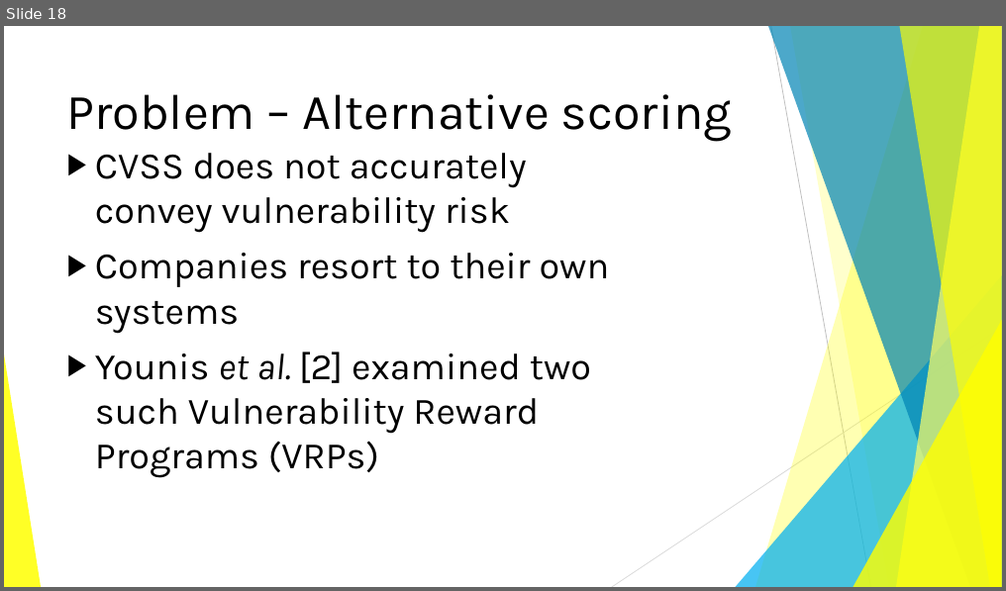
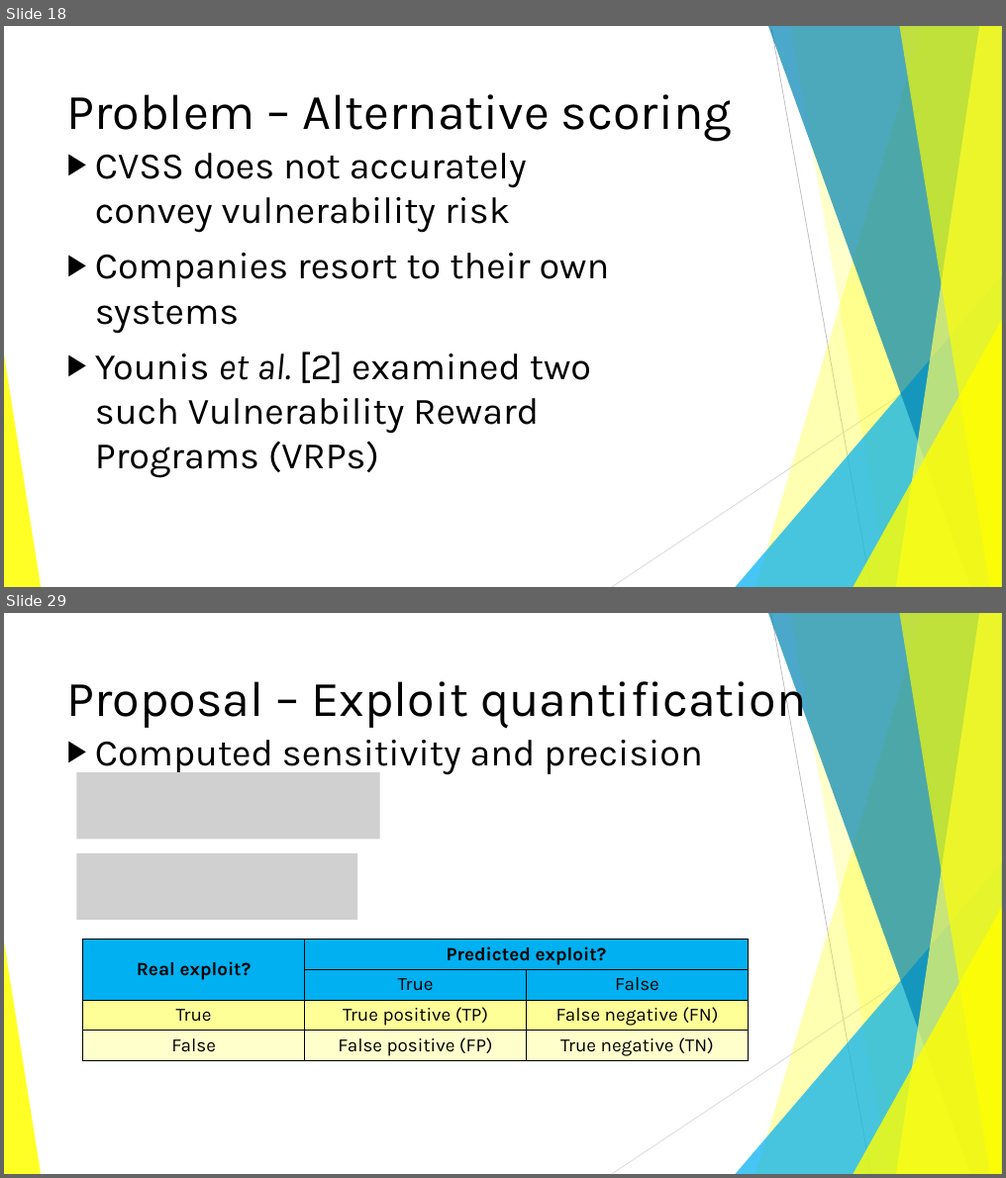
Before and after one commit to BenChurch/Winter2017, a slide deck: CISC848/ProposalPresentation/CvssOptimizationProposal.pptx. Shown one above the other, each under a label of ours: slide 18 before the commit, slides 18 and 29 after it; the slides between them are not shown. The pictures are 1006x591 and 1006x1178 pixels, drawn with LibreOffice and Linux fonts; fonts in the diff are those of the drawing; grey boxes stand for pictures. Boxes give left, top, right and bottom in pixels: in the first picture for what was removed or moved away, otherwise in the second. Text is boxed around its words. In the diff, an @@ line names an element or a change of style, - is before the commit and + after.

```diff
--- a/CISC848/ProposalPresentation/CvssOptimizationProposal.pptx
+++ b/CISC848/ProposalPresentation/CvssOptimizationProposal.pptx
@@ slide 29 added at (x1=4, y1=613, x2=1002, y2=1174), background #FFFFFF; not listed: 10 template elements that a slide beside it also shows @@
@@ title added at (x1=67, y1=671, x2=807, y2=729), 48 pt, text #000000 @@
+Proposal – Exploit quantification
@@ text added at (x1=95, y1=740, x2=702, y2=775), 36 pt, text #000000 @@
+▶ Computed sensitivity and precision
@@ picture added at (x1=76, y1=772, x2=380, y2=839) @@
@@ picture added at (x1=76, y1=854, x2=357, y2=920) @@
@@ table added at (x1=82, y1=940, x2=747, y2=1060), 4 rows, 3 columns @@
+Real exploit? | Predicted exploit? | 
+ | True | False
+True | True positive (TP) | False negative (FN)
+False | False positive (FP) | True negative (TN)
```
Also in this commit, not shown: 8 slides changed, 9 other slides added, 1 other file.
